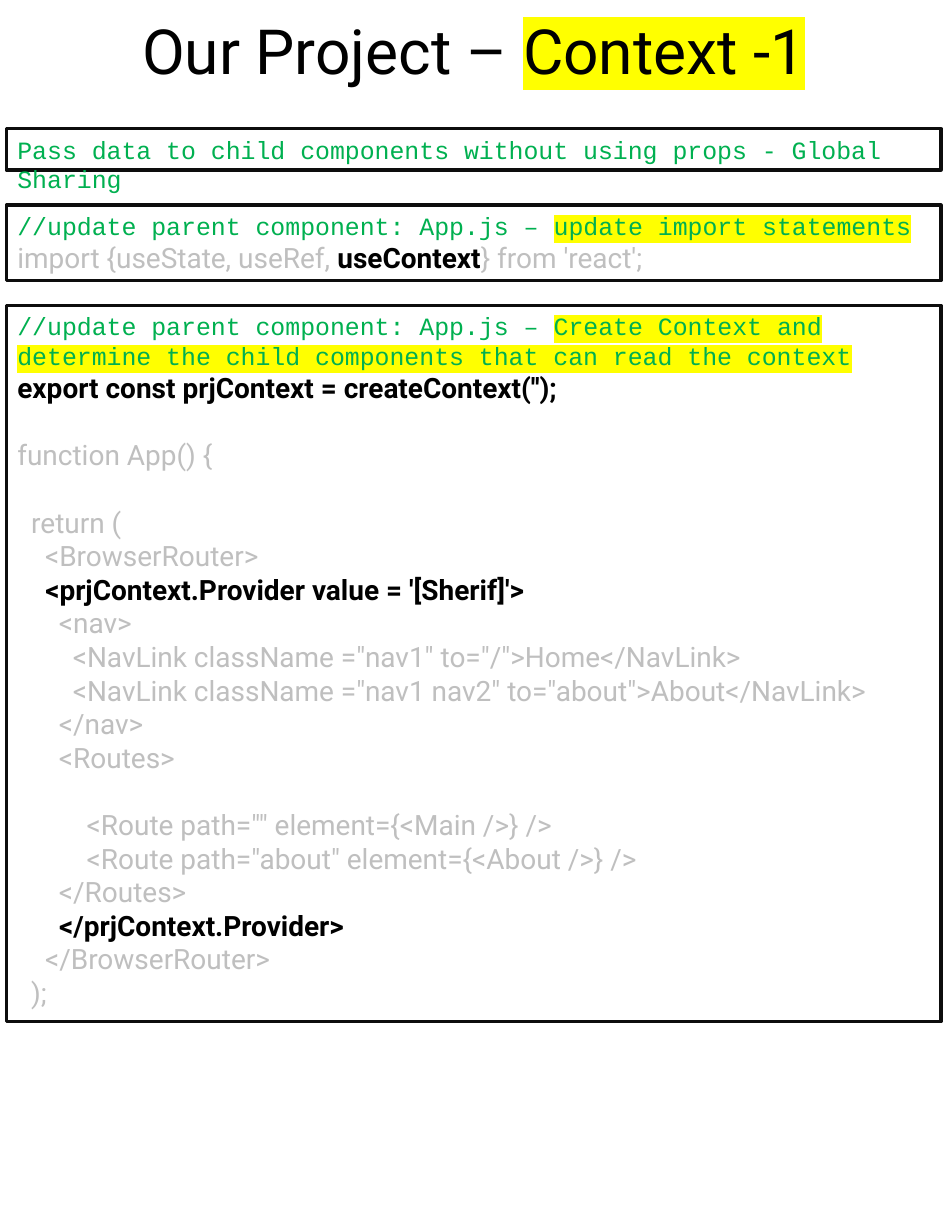
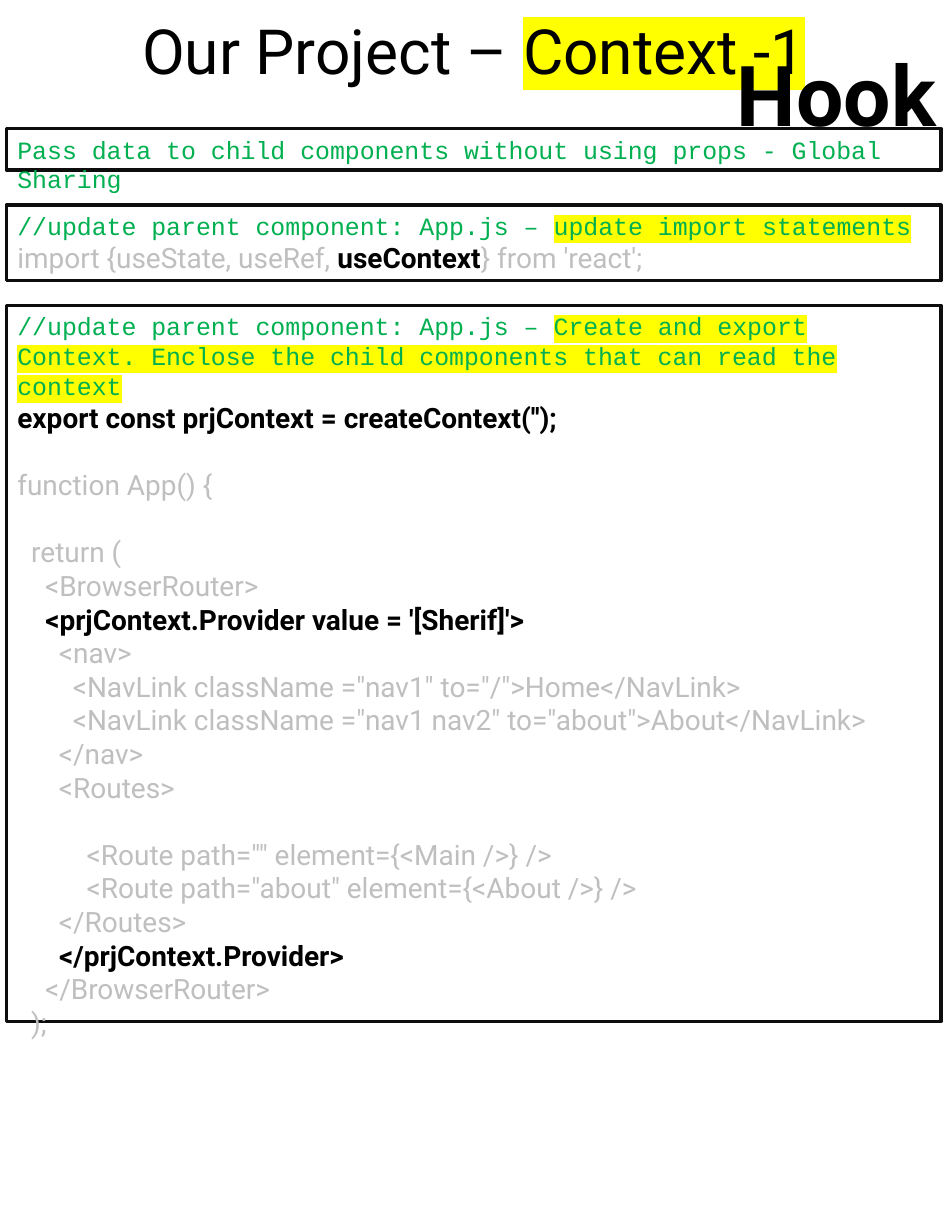
Before and after one commit to scorpion0511/mytracker, a slide deck: slide 74 of doc/React.pptx (slide 64 before the commit). Drawn at 952x1232 pixels with LibreOffice and Linux fonts; fonts in the diff are those of the drawing. Boxes give left, top, right and bottom in pixels: in the first picture for what was removed or moved away, otherwise in the second. Text is boxed around its words. In the diff, an @@ line names an element or a change of style, - is before the commit and + after.

```diff
--- a/doc/React.pptx
+++ b/doc/React.pptx
@@ text added at bbox=[737, 50, 936, 147], 54 pt, text #000000, bold @@
+Hook
@@ text in rectangle at bbox=[17, 317, 837, 396]: text changed @@
-//update parent component: App.js – Create Context and determine the child components that can read the context
+//update parent component: App.js – Create and export Context. Enclose the child components that can read the context
```
Also in this commit, not shown: 20 other slides changed, 10 slides added.
